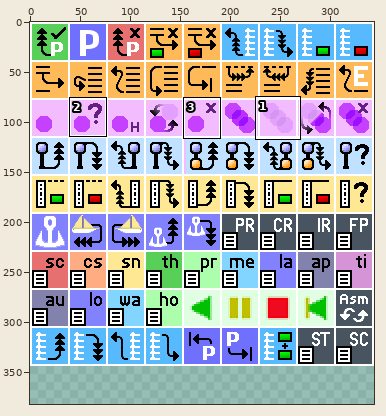
Sprite sheet, stored at vvm/core/vdebug/graphics/vdebug_icons.png. The first picture is a wide view before the edit; the outline marks the close-up.
Close-up. Old version:
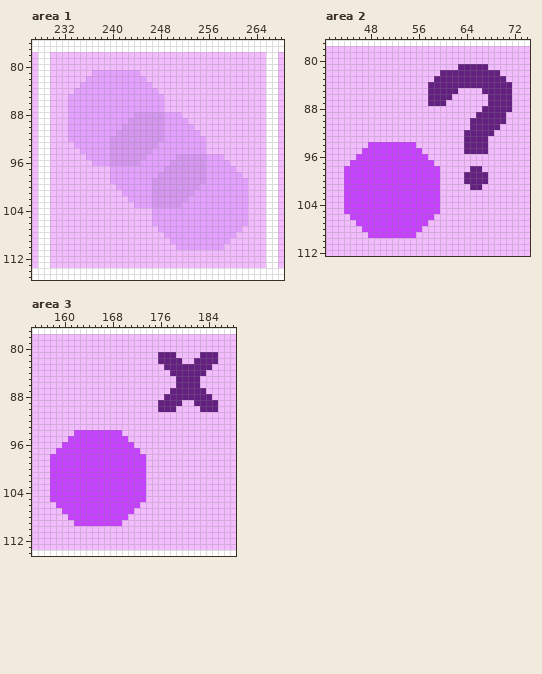
The file is 344x344 pixels. Colours within 5 levels of each other are drawn and written as one. Shown: area 1: x 227..268, y 76..115; area 2: x 41..74, y 77..112; area 3: x 155..188, y 77..114. The old version is drawn lined up with the new one, on the new canvas. The commit also changed other parts of the picture, which this record leaves out.
The same view after the edit:
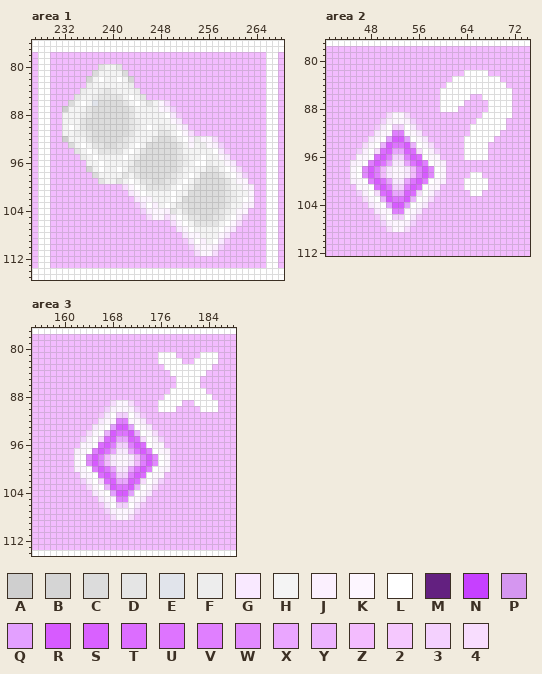
Palette (. is transparent): A #cfcfcf  B #d5d5d5  C #dcdcdc  D #e5e5e5  E #e1e4eb  F #ededed  G #f9e9ff  H #f4f4f4  J #fbf0fe  K #fdf6ff  L #ffffff  M #632080  N #c640ff  P #d596f0  Q #e3a0ff  R #d75bff  S #d961ff  T #dc6dff  U #de74ff  V #e07fff  W #e289fe  X #eaa6ff  Y #ecb3fe  Z #f3bcfe  2 #f5c8fe  3 #f4d1fe  4 #f8ddfe
From old to new:
canvas 344x344 -> 344x382
Area 1:
y 80: x 238..241 ZZZZ -> DHHD
y 81: x 237..244 QQQQQQQQ -> CHHHHCZZ
y 82: x 236..245 QQQQQQQQQQ -> BHLHHLHBZZ
y 83: x 235..246 QQQQQQQQQQQQ -> ZFHHHHHHFZZZ
y 84: x 234..247 QQQQQQQQQQQQQQ -> ZFHHFDFHHHFZZZ
y 85: x 233..248 QQQQQQQQQQQQQQQQ -> ZDHHFDDDDHLHDZZZ
y 86: x 233..249 QQQQQQQQQQQQQQQQZ -> CHLHECCCCDHLHDHK4
y 87: x 232..250 ZQQQQQQQQQQQQQQQQZZ -> AHHHDCCCCCCDHHHHKJ3
y 88: x 232..251 ZQQQQQQQQQQQPPPPPQQQ -> HHHFDCCCCCCDHHHHHLG2
y 89: x 232..252 ZQQQQQQQQQQPPPPPPQQQQ -> HHHDCCCCCCCDFHHHHHKGZ
y 90: x 232..253 ZQQQQQQQQQPPPPPPPQQQQQ -> HLHDCCCCCCCDFHLHFHHKGZ
y 91: x 232..254 ZQQQQQQQQPPPPPPPPQQQQQQ -> HHFFDCCCCCCDHHHHDDHLK4Z
y 92: x 232..257 ZQQQQQQQPPPPPPPPPQQQQQQQZZ -> AHHHDCCCCCDFHHHDCCDHLJFKK4
y 93: x 233..258 ZQQQQQQPPPPPPPPQQQQQQQQZZZ -> CHLHDDCCDDHLHCCCCCDHKHFKJ3
y 94: x 234..259 ZQQQQQPPPPPPPQQQQQQQQQZZZZ -> DHLHDDDDHLHDCCCCCDHHHHHLG2
y 95: x 235..259 ZQQQQPPPPPPQQQQQPPPPPQQQZ -> FHLHHHHLHFCCCCCCDFHHLHHKG
y 96: x 236..260 ZQQQPPPPPQQQQQPPPPPPQQQQZ -> HHLHHHHFCCCCCCCDFHLLFHHKG
y 97: x 236..261 ZZZZQQQQQQQQQPPPPPPPQQQQQZ -> BHLHHLHDDCCCCCCDHHHHDDHLK4
y 98: x 237..262 ZZZQQQQQQQQPPPPPPPPQQQQQQZ -> CHHHHDHDCCCCCDFHLHCCCDHLJ3
y 99: x 238..262 ZZQQQQQQQPPPPPPPPPQQQQQQQ -> DHHDHLHDDCCDDHLHDCCCCDHKK
y 100: x 241..263 QQQQQQPPPPPPPPQQQQQQQQZ -> Z4KLHDDDDHLHFCCCCCDHHKJ
y 101: x 242..263 QQQQQPPPPPPPQQQQQQQQQZ -> ZGKLHHHHLHHCCCCCCDFHHK
y 102: x 243..263 QQQQPPPPPPQQQQQQQQQQZ -> ZGKKHHHLHCCCCCCCDFHLK
y 103: x 244..263 QQQPPPPPQQQQQQQQQQQZ -> 2GLJHLHDDCCCCCCDHHKJ
y 104: x 245..262 ZZQQQQQQQQQQQQQQQQ -> 3JKKJDHDCCCCCDFHKK
y 105: x 246..262 ZQQQQQQQQQQQQQQQQ -> 4KK4JLHDDCCDDHLJ3
y 106: x 247..262 QQQQQQQQQQQQQQQQ -> ZZZ4KLHDDDDHLK4Z
y 107: x 248..261 QQQQQQQQQQQQQQ -> ZZZGKLHHHHLKGZ
y 108: x 249..260 QQQQQQQQQQQQ -> ZZZGKKHHHKGZ
y 109: x 250..259 QQQQQQQQQQ -> ZZ2GLJHLG2
y 110: x 251..258 QQQQQQQQ -> ZZ3JKKJ3
y 111: x 254..257 ZZZZ -> 4KK4
Area 2:
y 81: x 63..67 MMMMM -> ZZZZZ
y 82: x 60..69 MMMMMMMMMM -> ZZZZLLLLZZ
y 83: x 59..70 MMMMMMMMMMMM -> ZZZLLLLLLLLZ
y 84: x 58..71 MMMMMMMMMMMMMM -> ZZZLLLLLLLLLLZ
y 85: x 58..71 MMMMMZZZZMMMMM -> ZZLLLLLLLLLLLL
y 86: x 58..64 MMMMZZZ -> ZZLLLLL; x 67..71 ZMMMM -> LLLLL
y 87: x 58..63 MMMZZZ -> ZZLLLL; x 68..71 MMMM -> LLLL
y 88: x 60..62 ZZZ -> LLL; x 67..71 MMMMM -> ZLLLL
y 89: x 51..54 ZZZZ -> 4KK4; x 66..71 MMMMMZ -> ZLLLLL
y 90: x 50..55 ZZZZZZ -> 3JKKJ3; x 65..70 MMMMMM -> ZLLLLL
y 91: x 49..56 ZZZZZZZZ -> 2GL33LG2; x 65..70 MMMMMZ -> LLLLLL
y 92: x 49..56 ZZZZZZZZ -> GKKVVKKG; x 64..69 MMMMMZ -> ZLLLLL
y 93: x 48..57 ZZZZZZZZZZ -> GKLQRRQLKG; x 64..68 MMMMZ -> LLLLL
y 94: x 47..58 ZNNNNNNNNZZZ -> 4KLYRUURYLK4; x 64..67 MMMM -> LLLL
y 95: x 46..59 ZNNNNNNNNNNZZZ -> 3JL4TSXXST4LJ3; x 64..67 MMMM -> LLLL
y 96: x 46..59 NNNNNNNNNNNNZZ -> KKLTRV33VRTLKK; x 64..67 ZZZZ -> LLLL
y 97: x 45..60 NNNNNNNNNNNNNNZZ -> JKLVRUXGGXURVLKJ
y 98: x 44..60 NNNNNNNNNNNNNNNNZ -> ZKLWRVZGKKGZVRWLK; x 65..66 MM -> ZZ
y 99: x 44..60 NNNNNNNNNNNNNNNNZ -> ZKLWRVZGKKGZVRWLK; x 64..67 MMMM -> ZLLZ
y 100: x 44..60 NNNNNNNNNNNNNNNNZ -> ZJKLVRUXGGXURVLKJ; x 64..67 MMMM -> LLLL
y 101: x 44..59 NNNNNNNNNNNNNNNN -> ZZKKLTRV33VRTLKK; x 64..67 ZMMZ -> LLLL
y 102: x 44..59 NNNNNNNNNNNNNNNN -> ZZ3JL4TSXXST4LJ3; x 65..66 ZZ -> LL
y 103: x 44..59 NNNNNNNNNNNNNNNN -> ZZZ4KLYRUURYLK4Z
y 104: x 44..59 NNNNNNNNNNNNNNNN -> ZZZZGKLQRRQLKGZZ
y 105: x 44..59 NNNNNNNNNNNNNNNN -> ZZZZZGKKVVKKGZZZ
y 106: x 45..58 NNNNNNNNNNNNNN -> ZZZZ2GL33LG2ZZ
y 107: x 46..57 NNNNNNNNNNNN -> ZZZZ3JKKJ3ZZ
y 108: x 47..56 NNNNNNNNNN -> ZZZZ4KK4ZZ
y 109: x 48..55 NNNNNNNN -> ZZZZZZZZ
Area 3:
y 81: x 176..178 MMM -> LLL; x 183..185 MMM -> LLL
y 82: x 176..179 MMMM -> LLLL; x 182..185 MMMM -> LLLL
y 83: x 177..184 MMMMMMMM -> LLLLLLLL
y 84: x 178..183 MMMMMM -> LLLLLL
y 85..86: x 179..182 MMMM -> LLLL
y 87: x 178..183 MMMMMM -> LLLLLL
y 88: x 177..184 MMMMMMMM -> LLLLLLLL
y 89: x 168..171 ZZZZ -> 4KK4; x 176..179 MMMM -> LLLL; x 182..185 MMMM -> LLLL
y 90: x 167..172 ZZZZZZ -> 3JKKJ3; x 176..178 MMM -> LLL; x 183..185 MMM -> LLL
y 91: x 166..173 ZZZZZZZZ -> 2GL33LG2
y 92: x 166..173 ZZZZZZZZ -> GKKVVKKG
y 93: x 165..174 ZZZZZZZZZZ -> GKLQRRQLKG
y 94: x 162..175 NNNNNNNNZZZZZZ -> ZZ4KLYRUURYLK4
y 95: x 161..176 NNNNNNNNNNZZZZZZ -> ZZ3JL4TSXXST4LJ3
y 96: x 160..176 NNNNNNNNNNNNZZZZZ -> ZZZKKLTRV33VRTLKK
y 97: x 159..177 NNNNNNNNNNNNNNZZZZZ -> ZZZJKLVRUXGGXURVLKJ
y 98..99: x 158..177 NNNNNNNNNNNNNNNNZZZZ -> ZZZZKLWRVZGKKGZVRWLK
y 100: x 158..177 NNNNNNNNNNNNNNNNZZZZ -> ZZZZJKLVRUXGGXURVLKJ
y 101: x 158..176 NNNNNNNNNNNNNNNNZZZ -> ZZZZZKKLTRV33VRTLKK
y 102: x 158..176 NNNNNNNNNNNNNNNNZZZ -> ZZZZZ3JL4TSXXST4LJ3
y 103: x 158..175 NNNNNNNNNNNNNNNNZZ -> ZZZZZZ4KLYRUURYLK4
y 104: x 158..174 NNNNNNNNNNNNNNNNZ -> ZZZZZZZGKLQRRQLKG
y 105: x 158..173 NNNNNNNNNNNNNNNN -> ZZZZZZZZGKKVVKKG
y 106: x 159..173 NNNNNNNNNNNNNNZ -> ZZZZZZZ2GL33LG2
y 107: x 160..172 NNNNNNNNNNNNZ -> ZZZZZZZ3JKKJ3
y 108: x 161..171 NNNNNNNNNNZ -> ZZZZZZZ4KK4
y 109: x 162..169 NNNNNNNN -> ZZZZZZZZ
Where, in picture pixels (left, top, right, bottom), the same in both close-ups:
changed: (62, 64, 254, 256)
changed: (344, 64, 512, 238)
changed: (50, 352, 218, 526)
